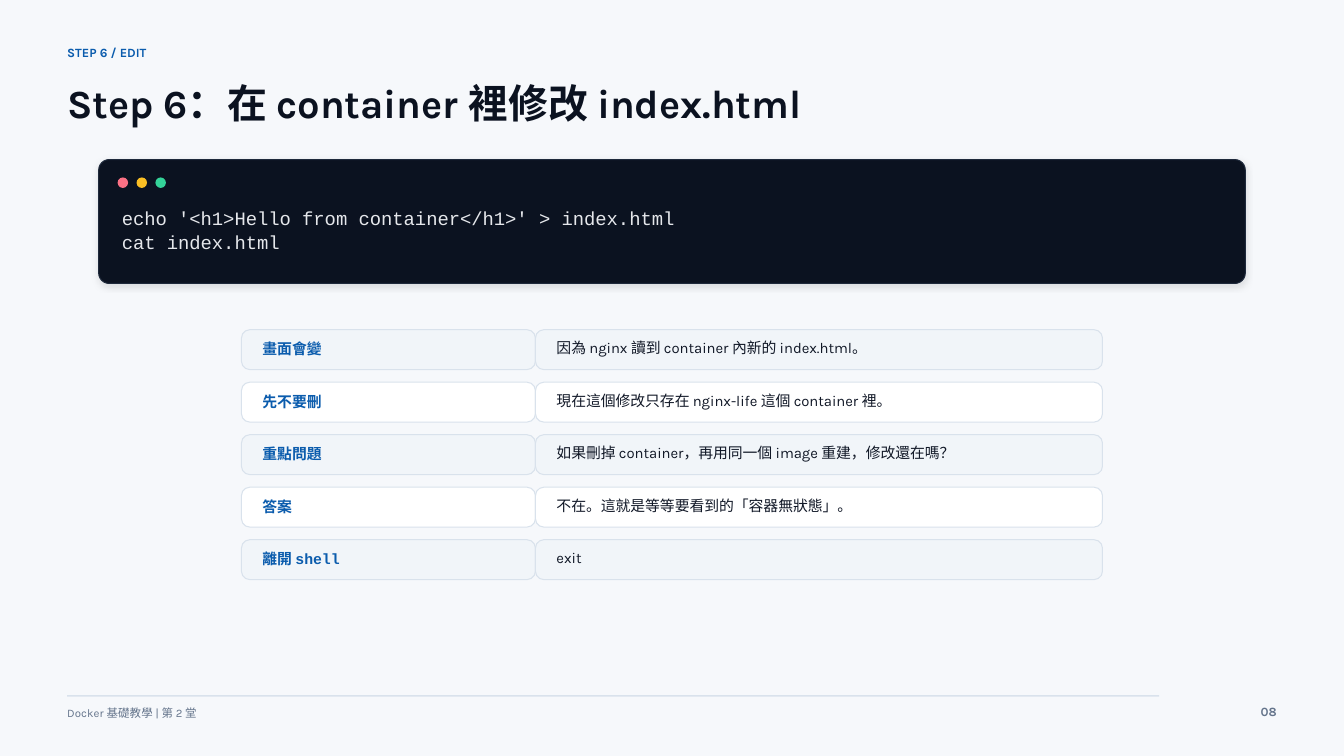
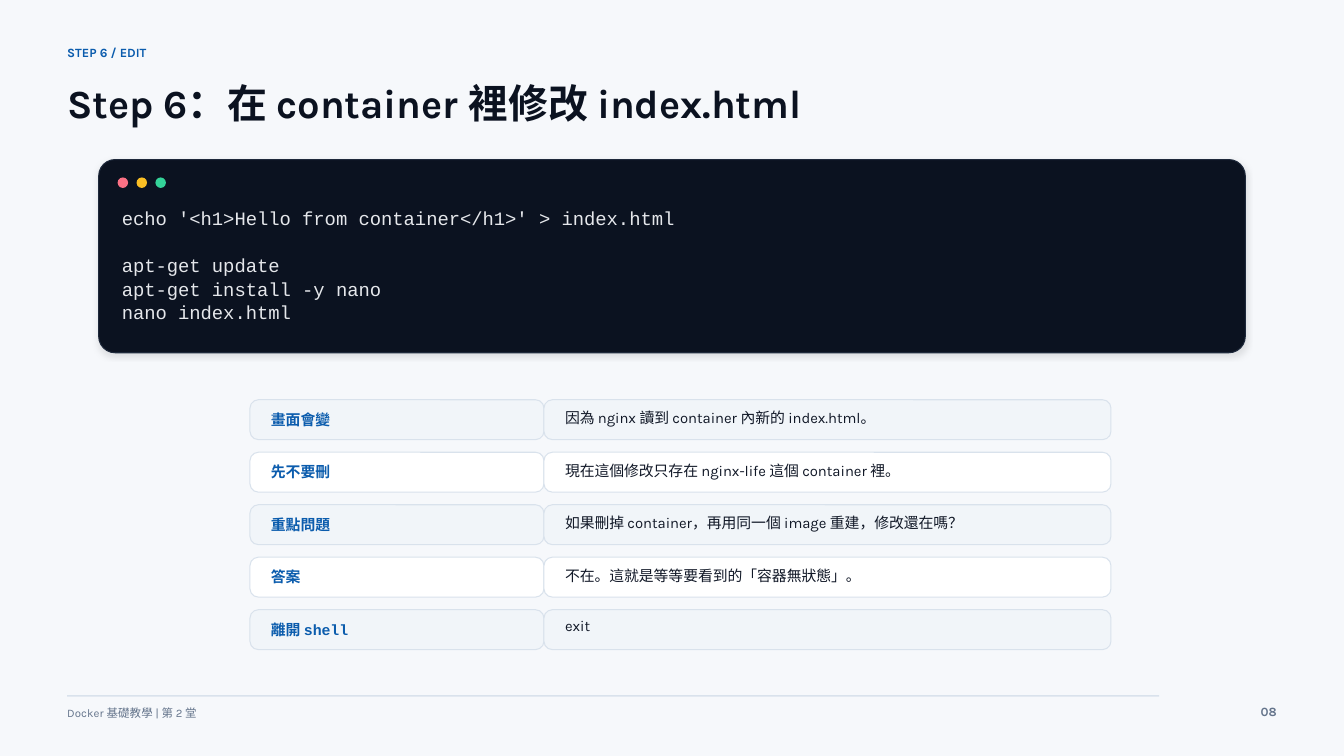
Before and after one commit to lalalalaluk/docker-practice, a slide deck: slide 4 of slides/docker-session2-flask-volume.pptx (slide 8 before the commit). Drawn at 1344x756 pixels with LibreOffice and Linux fonts; fonts in the diff are those of the drawing. Boxes give left, top, right and bottom in pixels: in the first picture for what was removed or moved away, otherwise in the second. Text is boxed around its words. In the diff, an @@ line names an element or a change of style, - is before the commit and + after.

```diff
--- a/slides/docker-session2-flask-volume.pptx
+++ b/slides/docker-session2-flask-volume.pptx
@@ rounded rectangle: place and size @@
-rounded rectangle at box(99, 159, 1246, 283)
+rounded rectangle at box(99, 159, 1246, 353)
@@ text at box(122, 259, 381, 320): text changed @@
-cat index.html
+apt-get update
+apt-get install -y nano
+nano index.html
@@ 10 texts, 10 rounded rectangles: place and size @@
-10 texts, 10 rounded rectangles at box(242, 330, 1102, 580)
+10 texts, 10 rounded rectangles at box(250, 400, 1111, 650)
@@ text "exit" at box(565, 621, 590, 631): line spacing 1.06 to 0.96 @@
```
Also in this commit, not shown: 15 other slides changed, 14 slides removed, 2 other files.
